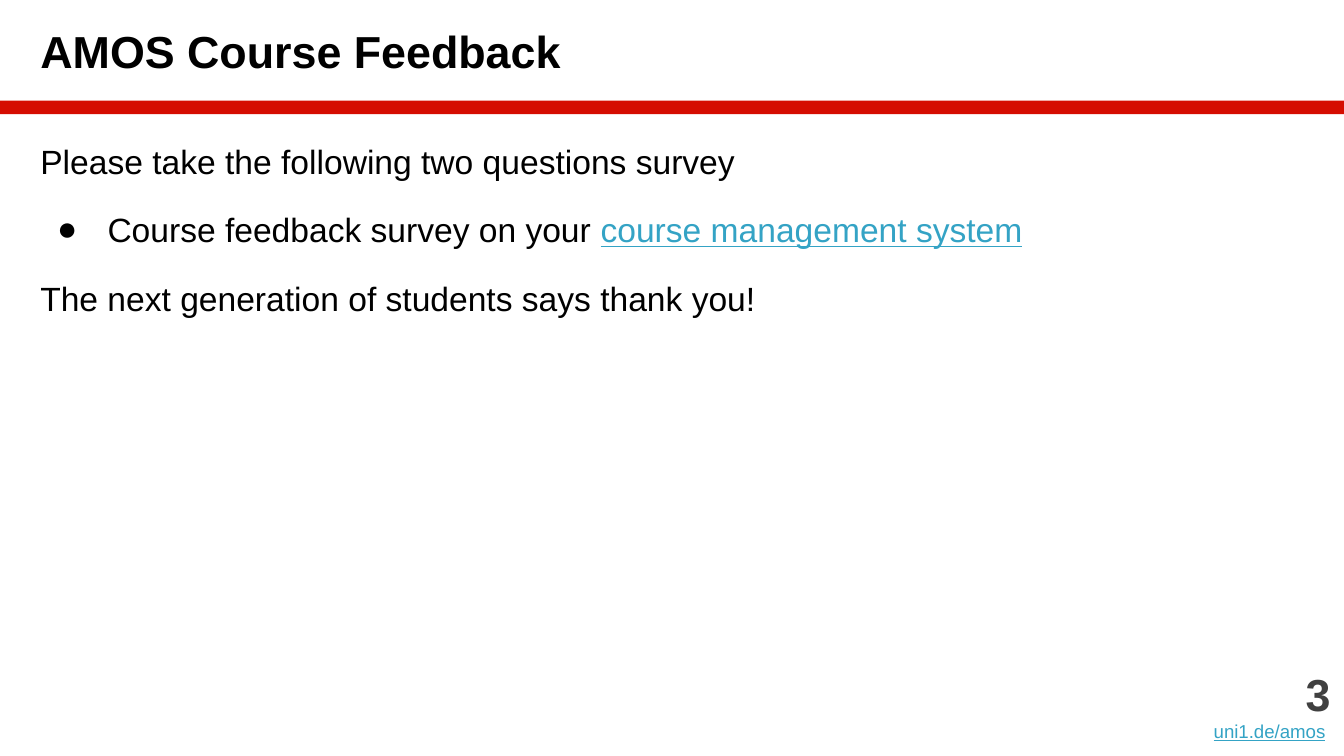
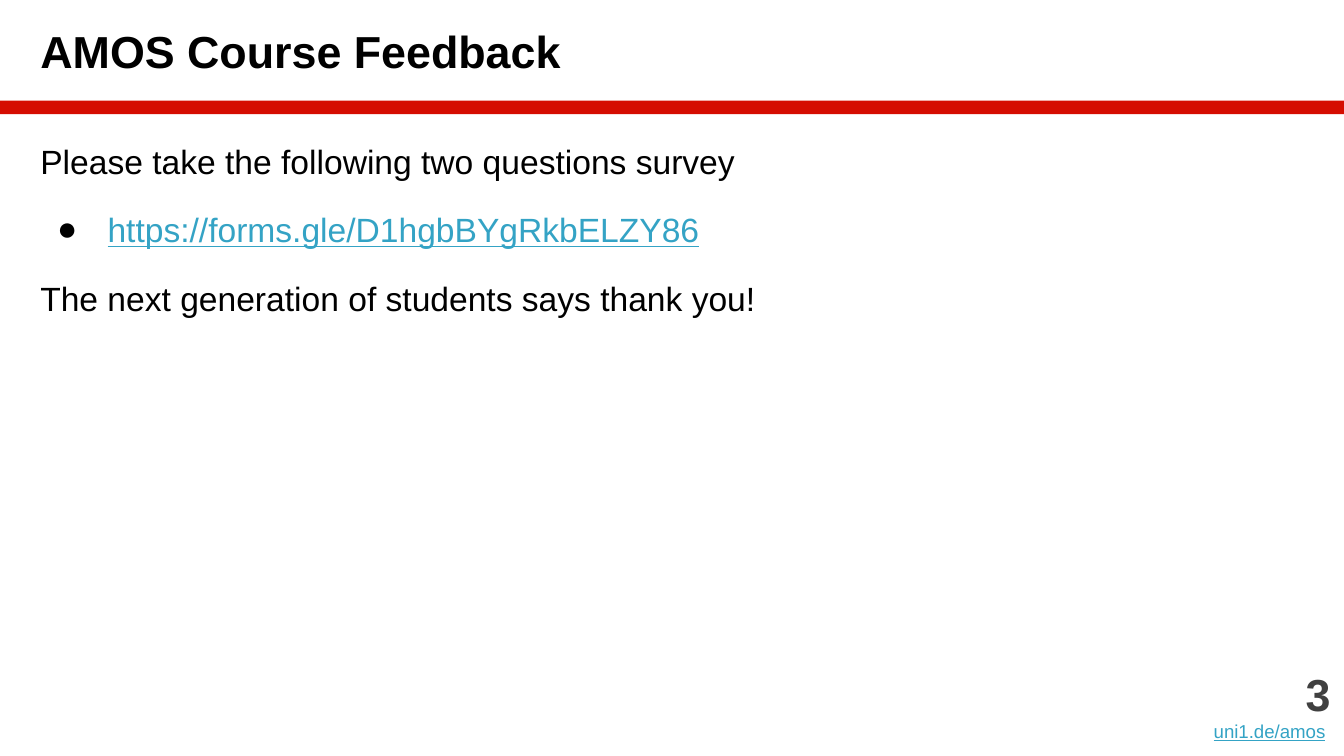
Before and after one commit to dirkriehle/amos-course, a slide deck: slide 3 of Lecture slides/AMOS C01 - Demo Day Preparation.pptx. Drawn at 1344x756 pixels with LibreOffice and Linux fonts; fonts in the diff are those of the drawing. Boxes give left, top, right and bottom in pixels: in the first picture for what was removed or moved away, otherwise in the second. Text is boxed around its words. In the diff, an @@ line names an element or a change of style, - is before the commit and + after.

```diff
--- a/Lecture slides/AMOS C01 - Demo Day Preparation.pptx
+++ b/Lecture slides/AMOS C01 - Demo Day Preparation.pptx
@@ text at [108,217,700,248]: text changed; text colour #000000 to #34A3C5 @@
-● Course feedback survey on your course management system
+● https://forms.gle/D1hgbBYgRkbELZY86
```
Also in this commit, not shown: 1 other slide changed, 1 other file.
